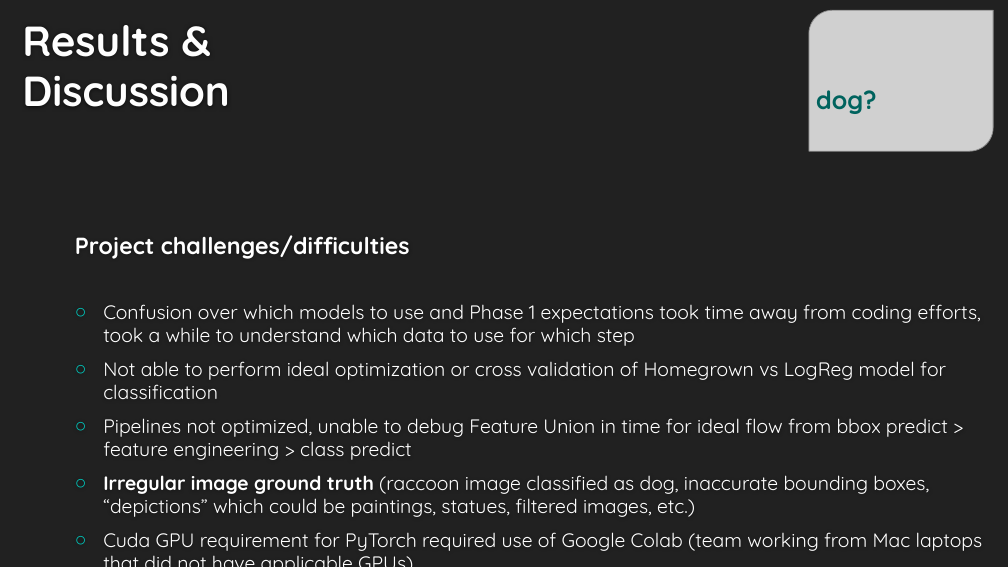
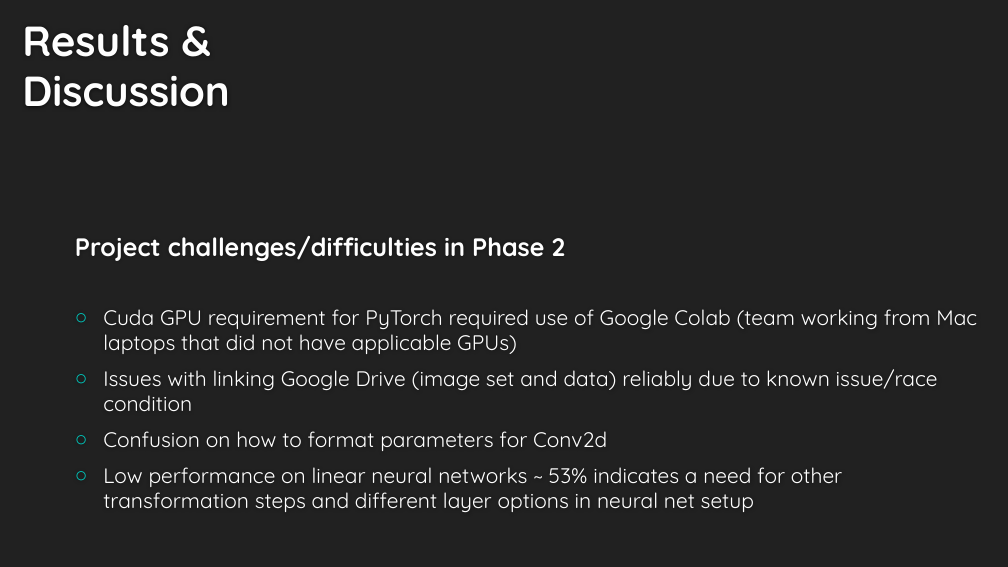
Before and after one commit to LaurenMadar/AML-finalgroup2, a slide deck: slide 9 of other/Group2_Phase2.pptx (slide 15 before the commit). Drawn at 1008x567 pixels with LibreOffice and Linux fonts; fonts in the diff are those of the drawing; grey boxes stand for pictures; background and template pictures are left out. Boxes give left, top, right and bottom in pixels: in the first picture for what was removed or moved away, otherwise in the second. Text is boxed around its words. In the diff, an @@ line names an element or a change of style, - is before the commit and + after.

Commit message:
Updated Phase 2 powerpoint and added new dataflow.

```diff
--- a/other/Group2_Phase2.pptx
+++ b/other/Group2_Phase2.pptx
@@ picture removed at (809,11,994,151) @@
@@ text removed at (816,90,876,114) @@
-dog?
@@ text at (75,236,566,261): text changed; size 18.5 to 24 pt; bold on @@
-Project challenges/difficulties
-○ Confusion over which models to use and Phase 1 expectations took time away from coding efforts, took a while to understand which data to use for which step
-○ Not able to perform ideal optimization or cross validation of Homegrown vs LogReg model for classification
-○ Pipelines not optimized, unable to debug Feature Union in time for ideal flow from bbox predict > feature engineering > class predict
-○ Irregular image ground truth (raccoon image classified as dog, inaccurate bounding boxes, “depictions” which could be paintings, statues, filtered images, etc.)
+Project challenges/difficulties in Phase 2
@@ text at (103,309,977,354): size 18.5 to 20 pt in "Cuda GPU requirement for PyTorch required use ..." @@
@@ text at (103,369,938,512): paragraphs added @@
+○ Issues with linking Google Drive (image set and data) reliably due to known issue/race condition
+○ Confusion on how to format parameters for Conv2d
+○ Low performance on linear neural networks ~ 53% indicates a need for other transformation steps and different layer options in neural net setup
```
Also in this commit, not shown: 4 other slides changed, 1 slide added, 7 slides removed, 2 other files.
